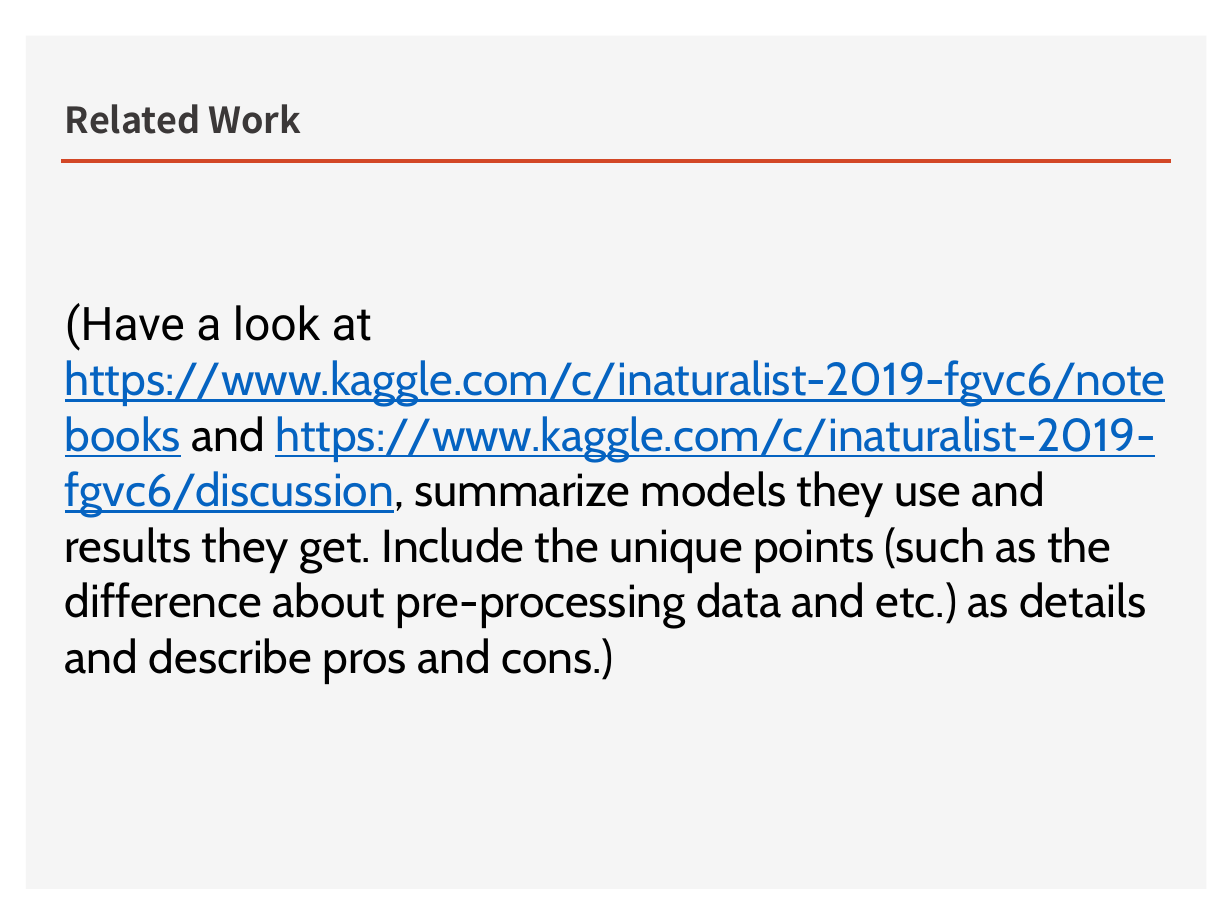
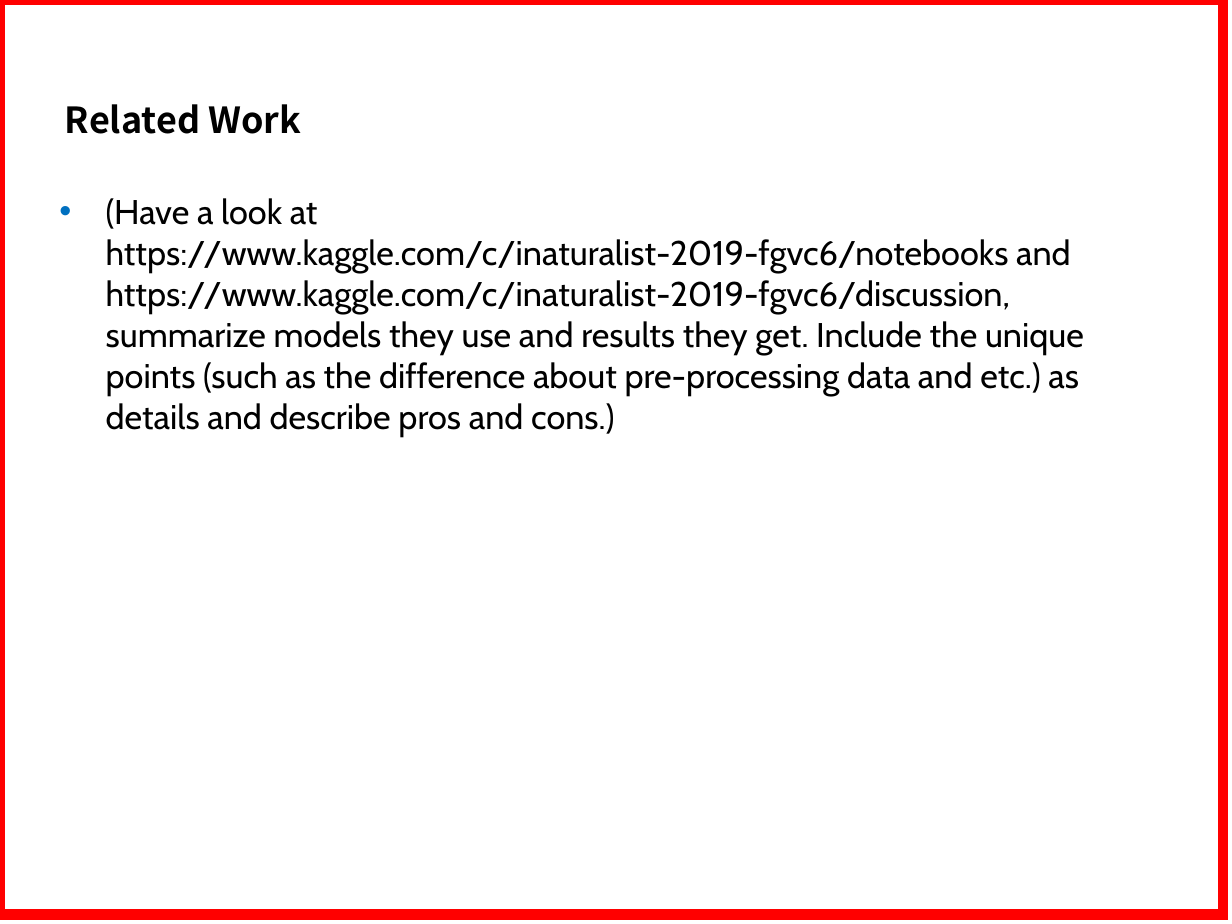
Before and after one commit to kimbold/VRDL_2019, a slide deck: slide 5 of Final project/Final_presentation.pptx. Drawn at 1232x924 pixels with LibreOffice and Linux fonts; fonts in the diff are those of the drawing; background and template pictures are left out. Boxes give left, top, right and bottom in pixels: in the first picture for what was removed or moved away, otherwise in the second. Text is boxed around its words. In the diff, an @@ line names an element or a change of style, - is before the commit and + after.

```diff
--- a/Final project/Final_presentation.pptx
+++ b/Final project/Final_presentation.pptx
@@ rectangle added at box(0, 0, 1223, 914), outline #FF0000 6 pt @@
@@ rectangle removed at box(26, 36, 1206, 890) @@
@@ title "Related Work" at box(65, 104, 301, 134): text colour #3B3838 to #000000 @@
@@ line removed from (62, 161) to (1170, 161) @@
@@ text "(Have a look at https://www.kaggle.com/c/inaturalist-2019-fg ...": place and size @@
-text "(Have a look at https://www.kaggle.com/c/inaturalist-2019-fg ..." at box(65, 303, 1166, 683)
+text "(Have a look at https://www.kaggle.com/c/inaturalist-2019-fg ..." at box(106, 198, 1084, 438)
@@ text "(Have a look at https://www.kaggle.com/c/inaturalist-2019-fg ..." at box(106, 198, 1084, 438): size 27 to 20 pt; font Roboto to Cabin in "(Have a look at"; text colour #0563C1 to #000000, underline off in "https://www.kaggle.com/c/inaturalist-2019-fgvc6/notebooks ht ..."; bullet none to • @@
```
Also in this commit, not shown: 4 other slides changed, 8 slides added, 10 slides removed, 1 other file.
